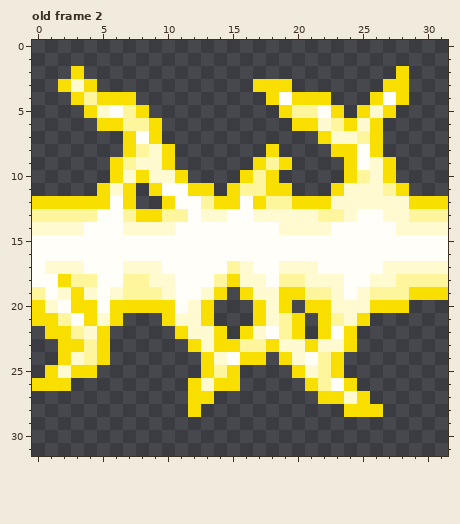
File history of a pixel-art file, lightning-1.aseprite. That is the earlier state.
32x32 pixels, 2 frames. Shown: old frame 2. The commit also changed other frames, which this record leaves out.
After:
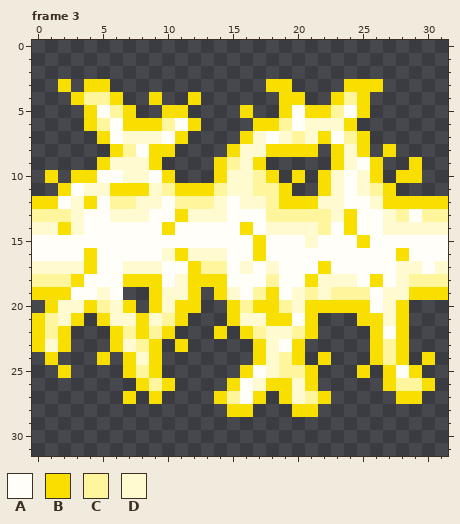
Palette (. is transparent): A #fffef8  B #f8df00  C #fff59d  D #fffacf
A new or re-ordered frame is compared with the old frame closest to it.
Changes in this commit:
frames 2 -> 3
--- frame 3 is new; against old frame 2
@@ x 0..31 @@
  1 ................................
- 2 ...B........................B...
- 3 ..BDB............BBB.......BB...
- 4 ...BCBBB..........BABBB...BAB...
- 5 ....BDACB..........BCCAB.BDB....
- 6 .....BBCCB..........BBDCBDB.....
- 7 .......BAB............BDDCB.....
- 8 .......BCDB.......B....BBAB.....
- 9 ......BCDDB......BCB....BADB....
-10 ......BDBDDB....BCB.....BCDB....
-11 .....BDB.BAABB.BCCBB...BDDDCB...
-12 BBBBBBAB..BAACBBABCCBBBDDDDDDBBB
-13 CCCCCAACBBCCADDAADDDDDCCDAADDCCC
-14 DDDDAAADDDDAAAAAAAADDDDAAAAADDDD
-15 AAAAAAAAAAAAAAAAAAAAAAAAAAAAAAAA
-16 AAAAAAAAAAAAAAAAAAAAAAAAAAAAAAAA
-17 ADDDAAADDDAAAAACDAADDDAAAAADDDDD
-18 AABCCAACCDDAAACBDDACCDDDAADDCCCC
-19 CADBDADCCCDAADB.BDDBBCCDADCCCBBB
-20 BDABBABBBBBADB...BDB.BBDDDBBB...
-21 BBCABDB...BDDB...BDCB.BCDB......
-22 .BBCDB.....BDDB.BDACB.BAB.......
-23 ..BBCB......BDBBCCBDDBDDB.......
-24 ..BDCB.......BDABB.BDACB........
-25 .BDBB........BCB....BDCB........
-26 BBB.........BDBB.....BCAB.......
-27 ............BB........BBDB......
-28 ............B...........BBB.....
+ 2 ................................
+ 3 ..B.BB............BB....BBB.....
+ 4 ...BCCB..B..B......BB..BCB......
+ 5 ....BACB..BB....B..BABBCAB......
+ 6 ....BCABBBCAB....BBCADDDB.......
+ 7 .....BADDDAB....BDADCDBACB......
+ 8 ......BCABB....BDDBBBB.BDB.B....
+ 9 .....BDDDB....BCDB.....BDAB..B..
+10 .B.BBAADDAB...BDDCB.B.BDADB.BB..
+11 ..BADDBBBDCBBBCDDCCB..BDADCB....
+12 BBADBACCDDACCCDADDCBBBDDAADBBBBB
+13 CCCDAADDDAABDDDAAACCCCCDBAADCACC
+14 DDBDAAAAAABAAAAABADDDDCABAADDDDD
+15 AAAAAAAAAAAAAAAAABAAADAAABAAAAAA
+16 AAAABAAAAADBDDDAABAAAAAAAAAABAAA
+17 DDDDBAADDDAABCCADADAAABAAAAADDAD
+18 CCCBAAABBBADBBBAAACAABDDDABADCCC
+19 BBBAADA..BDDB.BDACBADCDCCCADDBBB
+20 .BDDBCDB.BDBB..BCBBCDBBBBBADB...
+21 BCDB.BDDBDCB...BDDBBAB...BBDB...
+22 BCB...BCBCB...B.BCDDCB....BAB...
+23 BDB...BDCB.B.....BDAB.....BCB...
+24 .B...B.BDB.......BDCB.B...BCB.B.
+25 ..B....BCB......BADCCB...B.BAB..
+26 ........BCB....BADBBDB.....BCCB.
+27 .......B.B....BCAB.BDCB.....BB..
+28 ...............BB...BB..........
 29 ................................
Pixel boxes of the changes (left, top, right, bottom) in both pictures:
changed: (32, 66, 435, 417)
